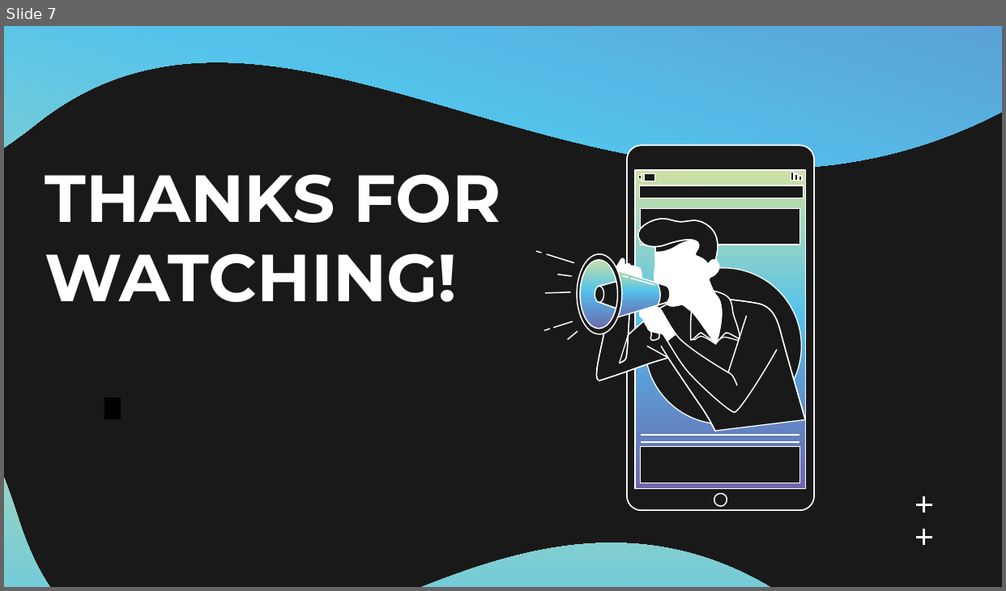
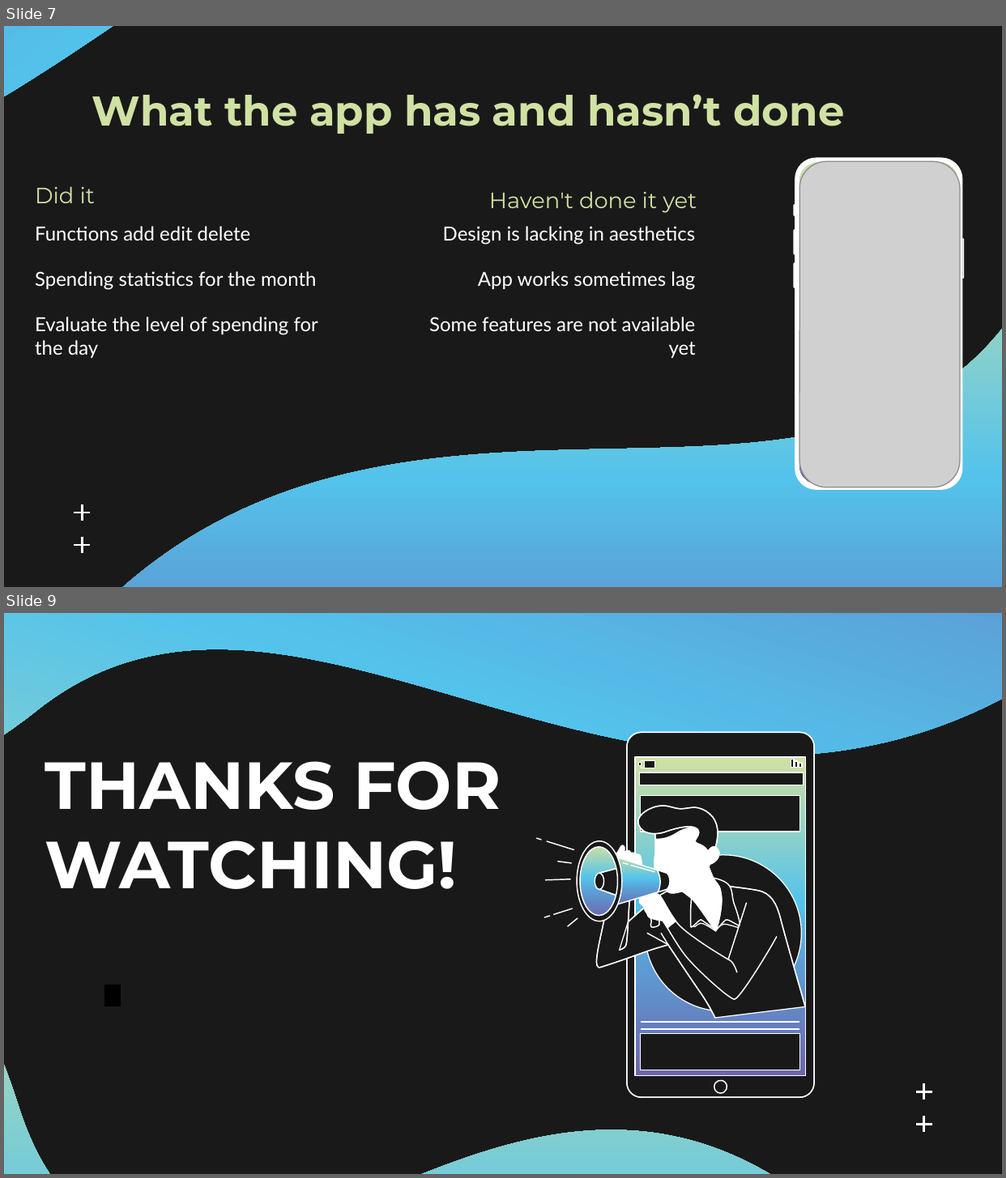
Before and after one commit to GD-Class-2/SaveMoneyTime, a slide deck: Báo cáo và Slide/slide-app-android-save-money.pptx. Shown one above the other, each under a label of ours: slide 7 before the commit, slides 7 and 9 after it; the slides between them are not shown. The pictures are 1006x591 and 1006x1178 pixels, drawn with LibreOffice and Linux fonts; fonts in the diff are those of the drawing; grey boxes stand for pictures. Boxes give left, top, right and bottom in pixels: in the first picture for what was removed or moved away, otherwise in the second. Text is boxed around its words. In the diff, an @@ line names an element or a change of style, - is before the commit and + after.

```diff
--- a/Báo cáo và Slide/slide-app-android-save-money.pptx
+++ b/Báo cáo và Slide/slide-app-android-save-money.pptx
@@ slide 7 added at box(4, 26, 1002, 587), background #191919 @@
@@ freeform shape added at box(4, 26, 1002, 587), fill gradient #D0E1A3 to #53C3EC to #5C9CD5 to #6E66AB @@
@@ title added at box(92, 94, 844, 134), 30 pt, text #D0E1A3, bold @@
+What the app has and hasn’t done
@@ group added at box(794, 158, 964, 490): 7 freeform shapes, 1 picture @@
@@ picture added at box(799, 162, 960, 488) @@
@@ title added at box(35, 186, 95, 203), 16 pt, text #D0E1A3 @@
+Did it
@@ freeform shape added at box(93, 173, 1002, 587), fill gradient #D0E1A3 to #53C3EC to #5C9CD5 to #6E66AB @@
@@ text added at box(489, 191, 697, 213), 16 pt, text #D0E1A3 @@
+Haven't done it yet
@@ subtitle added at box(35, 226, 318, 358), 14 pt, text #FFFFFF @@
+Functions add edit delete
+Spending statistics for the month
+Evaluate the level of spending for the day
@@ text added at box(429, 226, 696, 358), 14 pt, text #FFFFFF @@
+Design is lacking in aesthetics
+App works sometimes lag
+Some features are not available yet
@@ group added at box(74, 505, 90, 552): 4 freeform shapes @@
@@ what was slide 7 is now slide 9 @@
```
Also in this commit, not shown: 2 slides changed, 5 other slides added, 4 slides removed, 1 other file.
